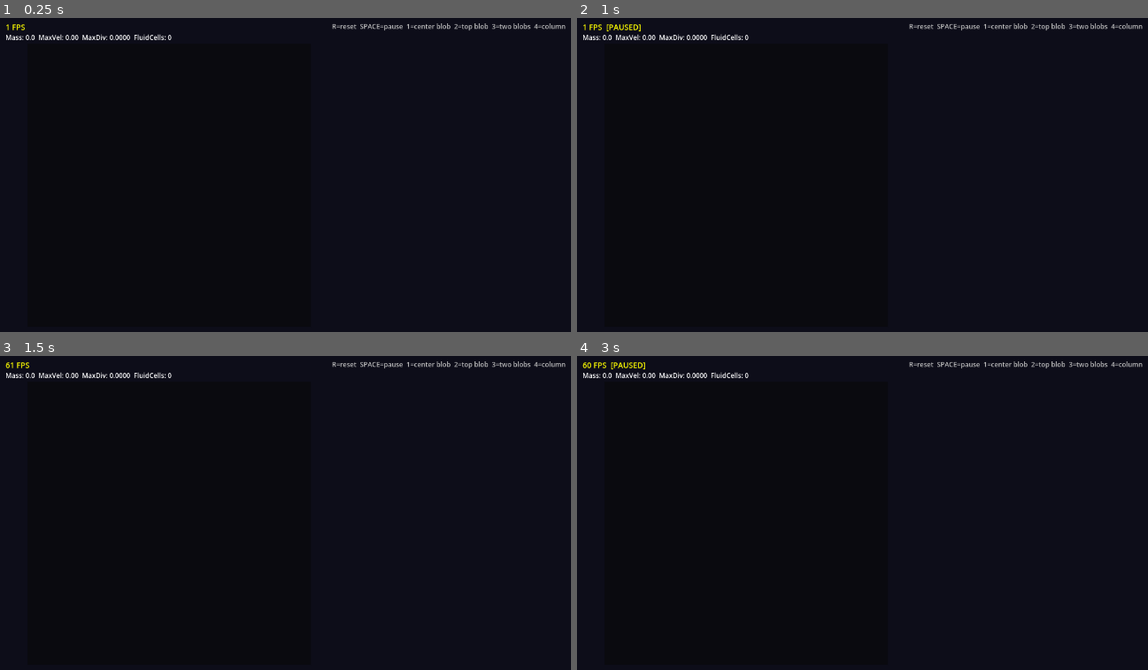
Above: before the commit, frames 1-4 (two rows, left to right).
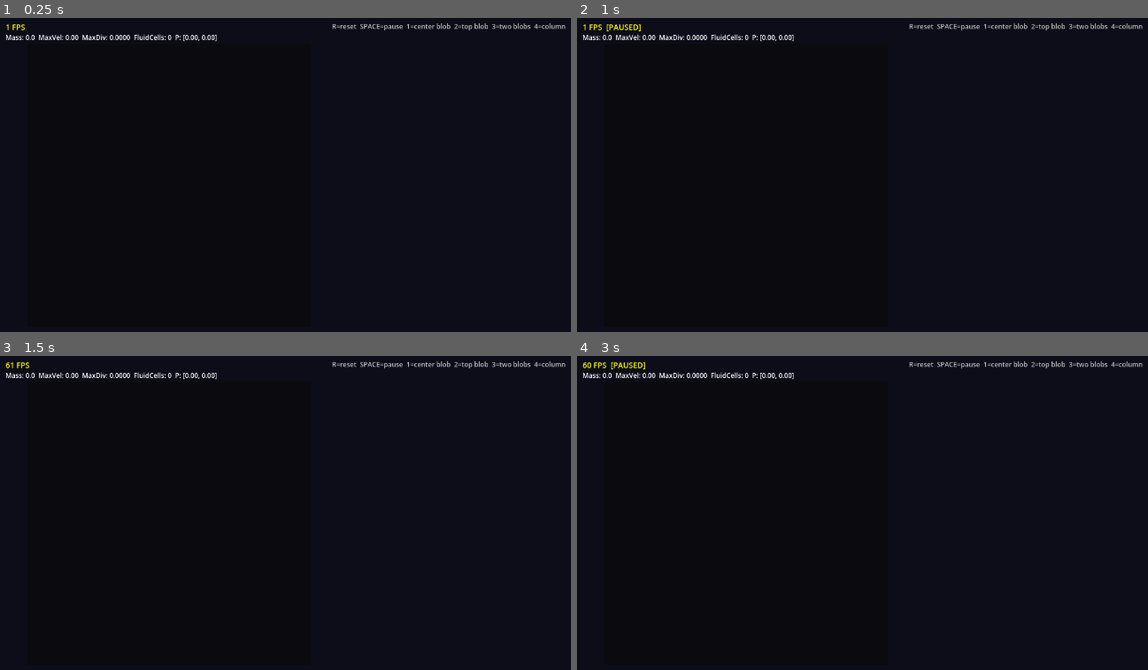
Above: after the commit, the same moments.

Repository: zholobov/alchemy-proto
Game: Godot game, scene res://tests/fluid_test.tscn
Two runs of this game, one before a commit and one after it. Both use one fixed random seed, a clock stepped at 60 frames per second and the inputs below. This scene is started directly instead of the project's main scene.
Inputs (mouse positions are in pixels of both pictures, inside the frame that each line leads up to):
- Up to frame 1 (0.25 s): no input
- Up to frame 2 (1 s): tap Enter at 0.5 s; move the mouse to (1085, 193) at 0.52 s; hold D from 0.53 s (still down); tap 1 at 0.6 s; click (1085, 193) at 0.67 s; tap Space at 0.77 s
- Up to frame 3 (1.5 s): release D at 1.25 s; tap Space at 1.25 s; drag from (211, 572) to (319, 632) at 1.27 s
- Up to frame 4 (3 s): tap Enter at 2 s; move the mouse to (999, 465) at 2.02 s; hold D 2.03-2.75 s; tap R at 2.1 s; tap Space at 2.75 s; drag from (896, 632) to (719, 494) at 2.77 s

The runs differ from the first frame. In frame 1, less than 0.1% of the frame differs, in the area x 30-38%, y 5-8%; in frame 2, less than 0.1%; in frame 3, less than 0.1%; in frame 4, less than 0.1%.
Error before the commit: Cannot call method 'buffer_update' on a null value. (res://src/simulation/fluid_solver.gd:178)
Error after the commit: Cannot call method 'buffer_update' on a null value. (res://src/simulation/fluid_solver.gd:179)

Commit message:
debug: add pressure range to fluid stats

Diff:
--- a/src/simulation/fluid_solver.gd
+++ b/src/simulation/fluid_solver.gd
@@ -65,6 +65,7 @@
 var _u_readback: PackedFloat32Array
 var _v_readback: PackedFloat32Array
 var _divergence_readback: PackedFloat32Array
+var _pressure_readback: PackedFloat32Array
 
 # Dispatch groups
 var groups_x: int
@@ -203,11 +204,21 @@
 		if absf(d) > max_div:
 			max_div = absf(d)
 
+	var max_pressure := 0.0
+	var min_pressure := 0.0
+	for p in _pressure_readback:
+		if p > max_pressure:
+			max_pressure = p
+		if p < min_pressure:
+			min_pressure = p
+
 	return {
 		"total_mass": total_mass,
 		"max_velocity": max_vel,
 		"max_divergence": max_div,
 		"fluid_cells": fluid_cells,
+		"max_pressure": max_pressure,
+		"min_pressure": min_pressure,
 	}
 
 
@@ -458,3 +469,6 @@
 
 	var div_bytes := rd.buffer_get_data(buf_divergence)
 	_divergence_readback = div_bytes.to_float32_array()
+
+	var press_bytes := rd.buffer_get_data(buf_pressure)
+	_pressure_readback = press_bytes.to_float32_array()
--- a/tests/fluid_test.gd
+++ b/tests/fluid_test.gd
@@ -65,8 +65,9 @@
 
 	var stats := solver.get_stats()
 	_fps_label.text = "%d FPS %s" % [Engine.get_frames_per_second(), " [PAUSED]" if _paused else ""]
-	_stats_label.text = "Mass: %.1f  MaxVel: %.2f  MaxDiv: %.4f  FluidCells: %d" % [
-		stats["total_mass"], stats["max_velocity"], stats["max_divergence"], stats["fluid_cells"]
+	_stats_label.text = "Mass: %.1f  MaxVel: %.2f  MaxDiv: %.4f  FluidCells: %d  P: [%.2f, %.2f]" % [
+		stats["total_mass"], stats["max_velocity"], stats["max_divergence"], stats["fluid_cells"],
+		stats.get("min_pressure", 0.0), stats.get("max_pressure", 0.0)
 	]
 
 	_render_density()
